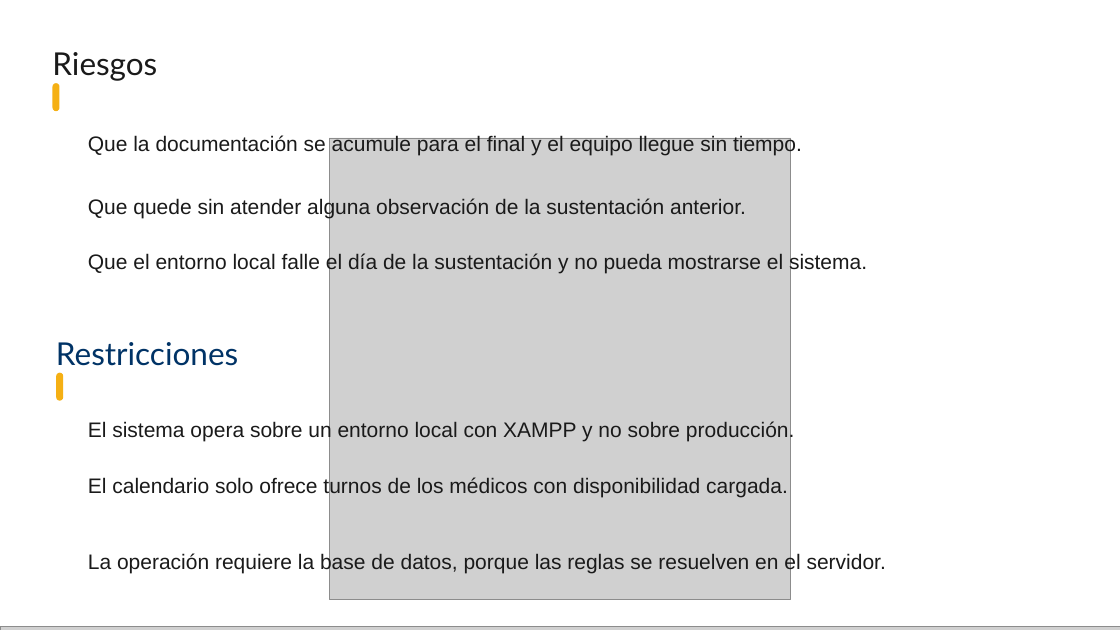
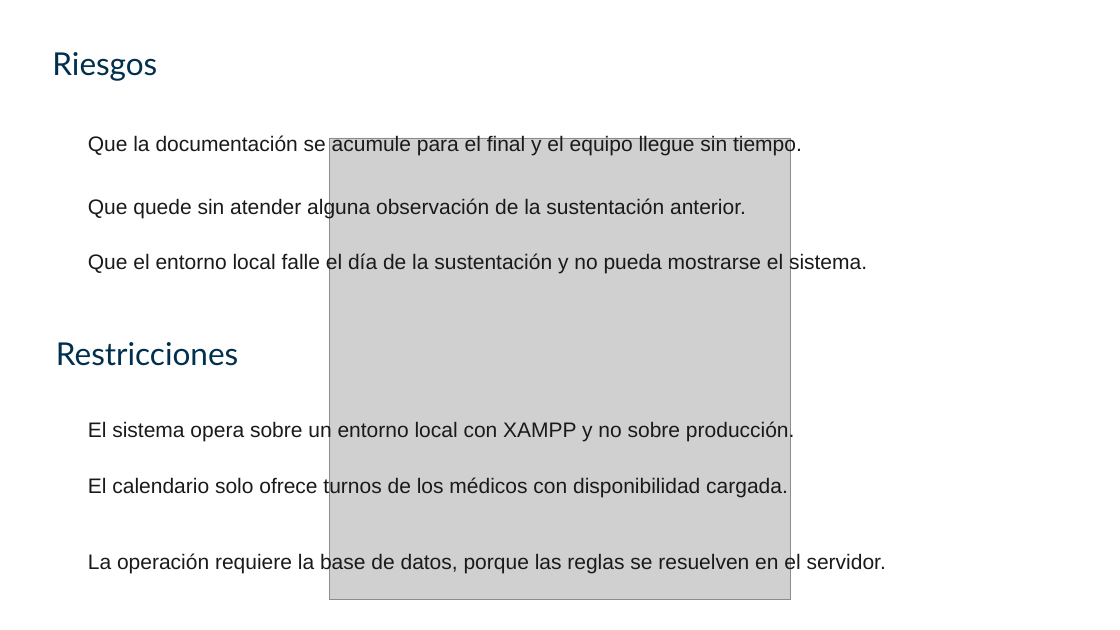
Before and after one commit to Brandonpyjv/Mediapp, a slide deck: slide 9 of docs tesis/exposicion/MediApp - Sustentación.pptx. Drawn at 1120x630 pixels with LibreOffice and Linux fonts; fonts in the diff are those of the drawing; grey boxes stand for pictures; background and template pictures are left out. Boxes give left, top, right and bottom in pixels: in the first picture for what was removed or moved away, otherwise in the second. Text is boxed around its words. In the diff, an @@ line names an element or a change of style, - is before the commit and + after.

```diff
--- a/docs tesis/exposicion/MediApp - Sustentación.pptx
+++ b/docs tesis/exposicion/MediApp - Sustentación.pptx
@@ text "Riesgos" at [52,52,157,81]: text colour #1A1A1A to #00304D @@
@@ rounded rectangle removed at [52,83,59,111] @@
@@ text "Restricciones" at [56,342,238,366]: text colour none to #00304D @@
@@ rounded rectangle removed at [56,373,63,401] @@
@@ picture removed at [0,627,1120,630] @@
```
Also in this commit, not shown: 35 other slides changed, 2 slides added, 2 slides removed, 9 other files.
